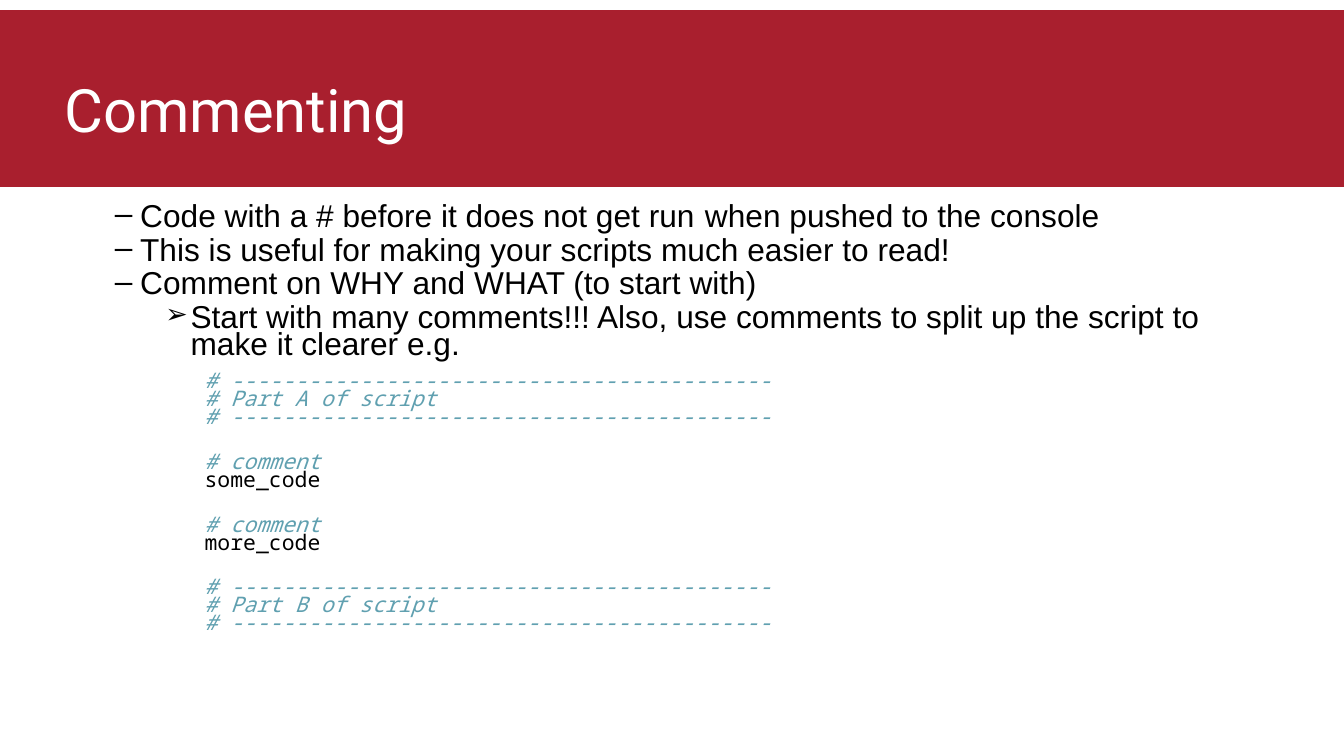
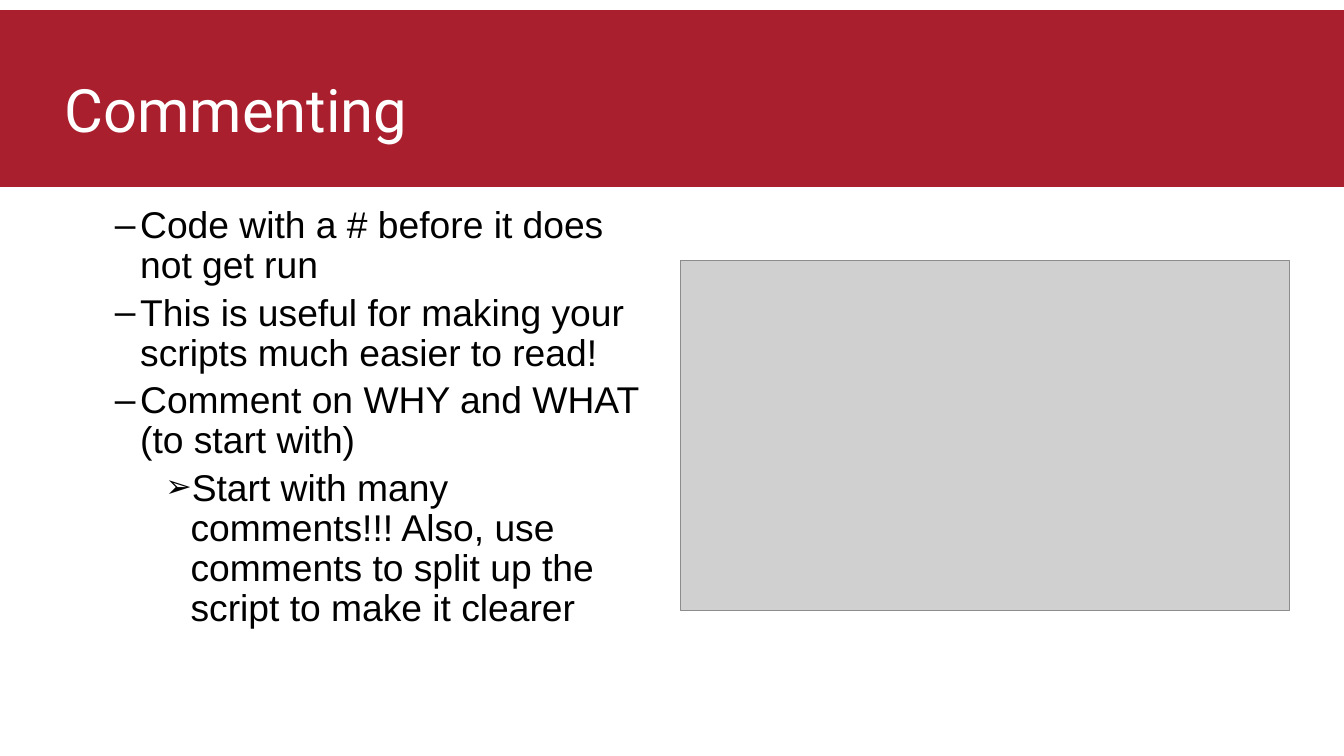
Before and after one commit to thomasbattram/how_to_write_a_script, a slide deck: slide 7 of slides/how_to_write_a_script.pptx (slide 3 before the commit). Drawn at 1344x756 pixels with LibreOffice and Linux fonts; fonts in the diff are those of the drawing; grey boxes stand for pictures; background and template pictures are left out. Boxes give left, top, right and bottom in pixels: in the first picture for what was removed or moved away, otherwise in the second. Text is boxed around its words. In the diff, an @@ line names an element or a change of style, - is before the commit and + after.

Commit message:
updated powerpoint with rstudio screenshots and manually tidied some things to make it look a bit better

```diff
--- a/slides/how_to_write_a_script.pptx
+++ b/slides/how_to_write_a_script.pptx
@@ text at <box>140,211,604,286</box>: text changed; size 22.7 to 26.7 pt @@
-  – Code with a # before it does not get run when pushed to the console
+  – Code with a # before it does not get run
@@ picture added at <box>681,260,1290,610</box> @@
@@ text at <box>140,299,639,461</box>: size 22.7 to 26.7 pt in "This is useful for making your scripts ...", "Comment on WHY and WHAT (to start ..."; line spacing 0.7 to 0.9 @@
@@ text at <box>191,474,594,629</box>: text changed; size 15.3 to 26.7 pt; font Noto Sans Mono to Arial; text colour #60A0B0 to #000000; italic off @@
-    ➢ Start with many comments!!! Also, use comments to split up the script to make it clearer e.g.
-# ------------------------------------------
-# Part A of script
-# ------------------------------------------
-# comment
-some_code
-# comment
-more_code
-# ------------------------------------------
-# Part B of script
-# ------------------------------------------
+    ➢ Start with many comments!!! Also, use comments to split up the script to make it clearer
```
Also in this commit, not shown: 10 other slides changed, 6 slides added, 12 other files.
